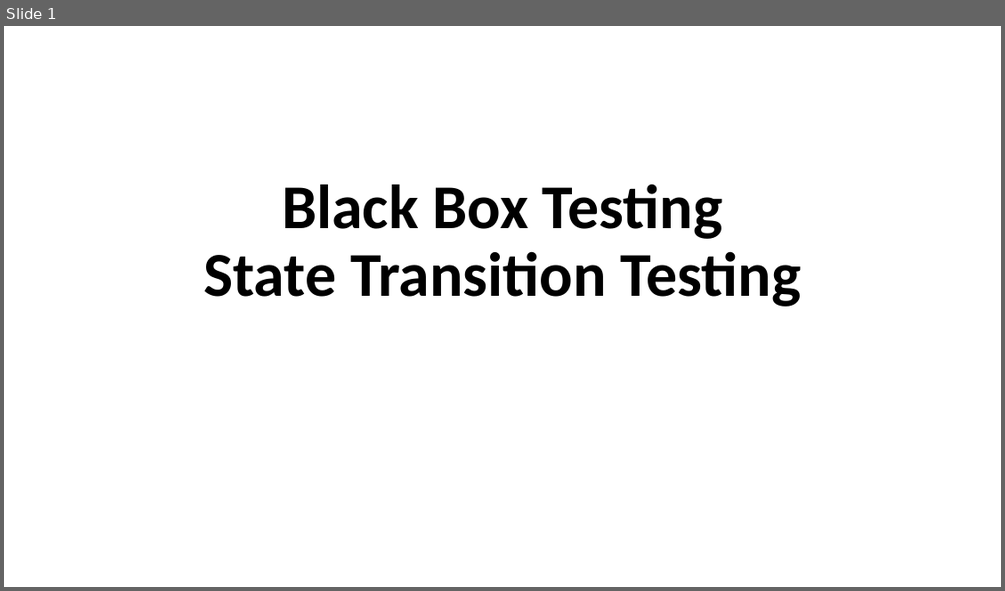
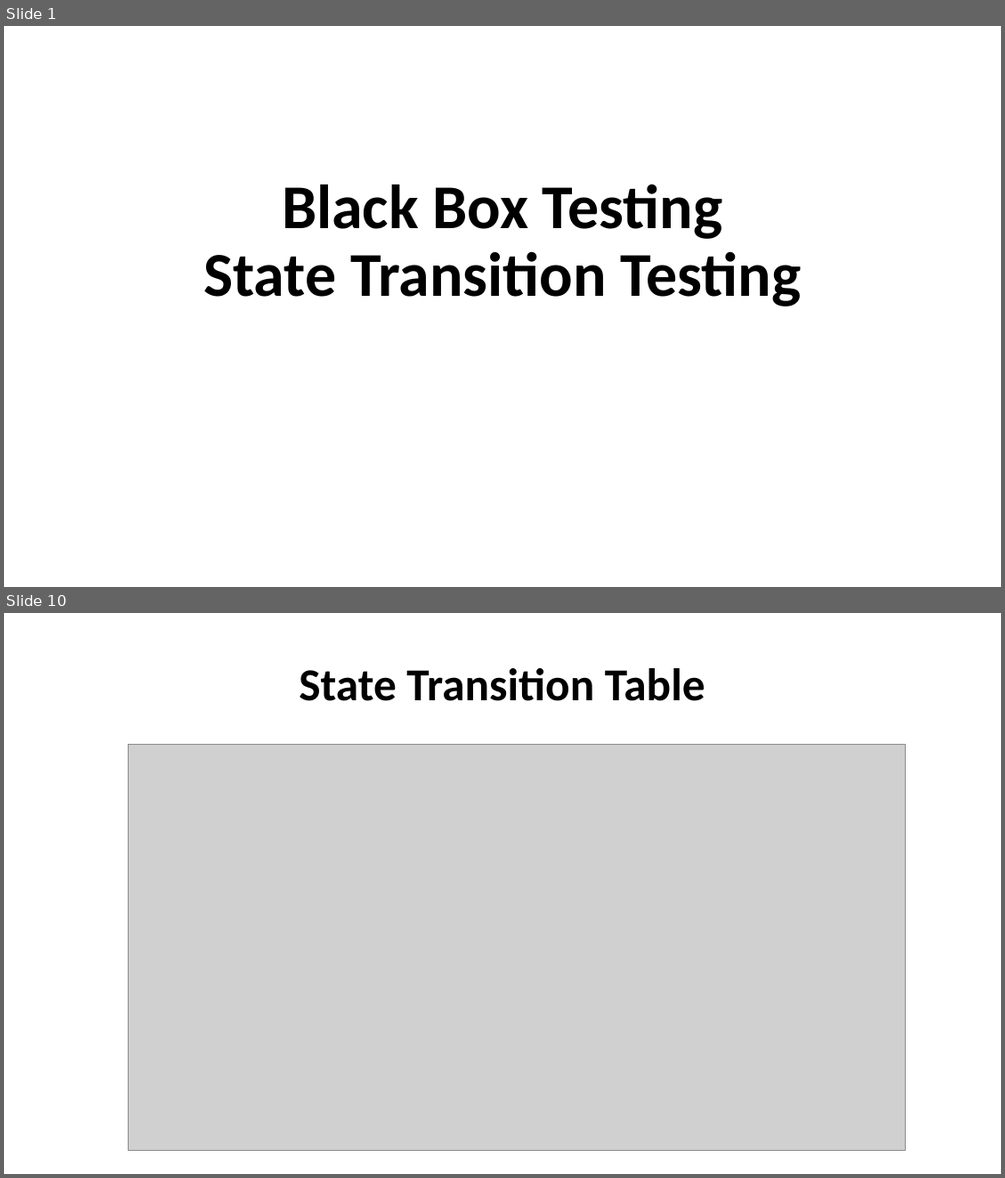
Before and after one commit to nashurgessa/Software-Testing-batch-2022-23, a slide deck: slides/L11 State_transition.pptx. Shown one above the other, each under a label of ours: slide 1 before the commit, slides 1 and 10 after it; the slides between them are not shown. The pictures are 1005x591 and 1005x1178 pixels, drawn with LibreOffice and Linux fonts; fonts in the diff are those of the drawing; grey boxes stand for pictures. Boxes give left, top, right and bottom in pixels: in the first picture for what was removed or moved away, otherwise in the second. Text is boxed around its words. In the diff, an @@ line names an element or a change of style, - is before the commit and + after.

```diff
--- a/slides/L11 State_transition.pptx
+++ b/slides/L11 State_transition.pptx
@@ slide 10 added at (4,613,1001,1174), background #FFFFFF @@
@@ title added at (299,668,705,701), 44 pt, text #000000, bold @@
+State Transition Table
@@ picture added at (128,744,905,1150) @@
```
Also in this commit, not shown: 7 slides changed, 2 other slides added, 13 other files.
